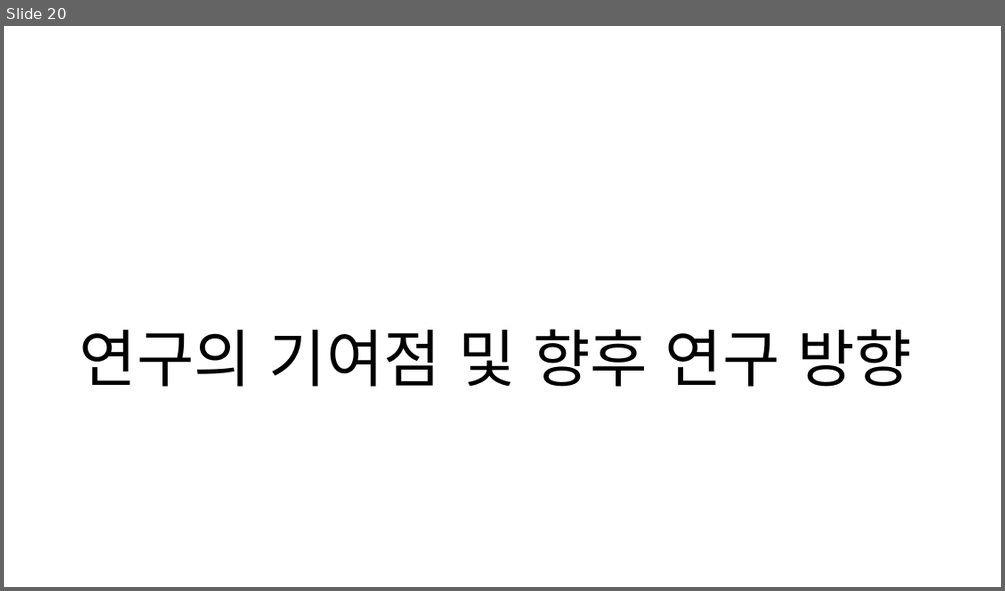
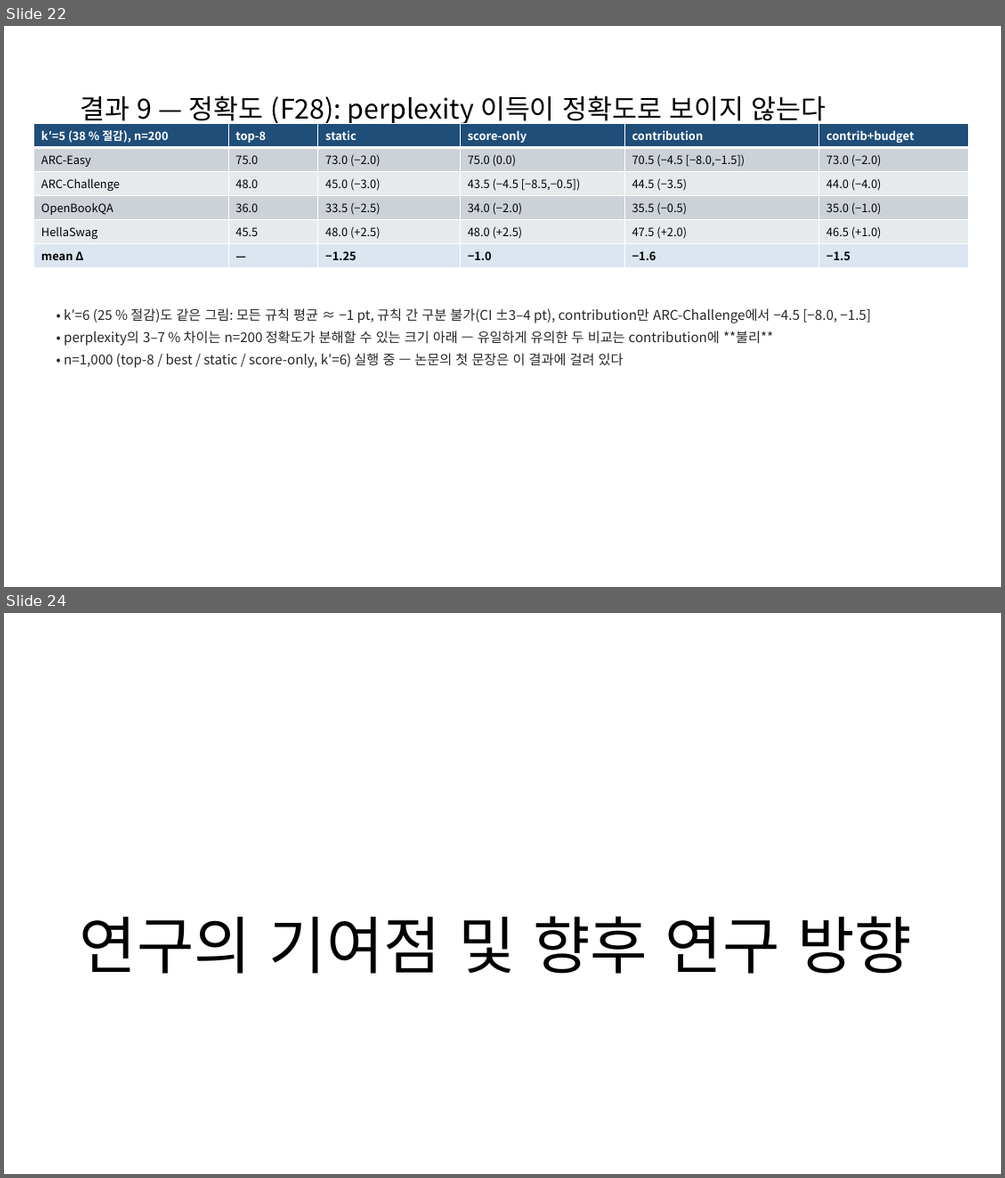
Before and after one commit to CocoRoF/moe_optimizer, a slide deck: docs/slides/MoE_Contribution_Skipping_2026-09-03.pptx. Shown one above the other, each under a label of ours: slide 20 before the commit, slides 22 and 24 after it; the slides between them are not shown. The pictures are 1005x591 and 1005x1178 pixels, drawn with LibreOffice and Linux fonts; fonts in the diff are those of the drawing. Boxes give left, top, right and bottom in pixels: in the first picture for what was removed or moved away, otherwise in the second. Text is boxed around its words. In the diff, an @@ line names an element or a change of style, - is before the commit and + after.

```diff
--- a/docs/slides/MoE_Contribution_Skipping_2026-09-03.pptx
+++ b/docs/slides/MoE_Contribution_Skipping_2026-09-03.pptx
@@ slide 22 added at <box>4,26,1001,587</box>, background #FFFFFF @@
@@ title added at <box>80,95,826,126</box>, 26 pt, text #000000 @@
+결과 9 — 정확도 (F28): perplexity 이득이 정확도로 보이지 않는다
@@ table added at <box>34,123,969,267</box>, 6 rows, 6 columns @@
+k′=5 (38 % 절감), n=200 | top-8 | static | score-only | contribution | contrib+budget
+ARC-Easy | 75.0 | 73.0 (−2.0) | 75.0 (0.0) | 70.5 (−4.5 [−8.0,−1.5]) | 73.0 (−2.0)
+ARC-Challenge | 48.0 | 45.0 (−3.0) | 43.5 (−4.5 [−8.5,−0.5]) | 44.5 (−3.5) | 44.0 (−4.0)
+OpenBookQA | 36.0 | 33.5 (−2.5) | 34.0 (−2.0) | 35.5 (−0.5) | 35.0 (−1.0)
+HellaSwag | 45.5 | 48.0 (+2.5) | 48.0 (+2.5) | 47.5 (+2.0) | 46.5 (+1.0)
+mean Δ | — | −1.25 | −1.0 | −1.6 | −1.5
@@ text added at <box>64,308,871,368</box>, 13 pt, text #262626 @@
+• k′=6 (25 % 절감)도 같은 그림: 모든 규칙 평균 ≈ −1 pt, 규칙 간 구분 불가(CI ±3–4 pt), contribution만 ARC-Challenge에서 −4.5 [−8.0, −1.5]
+• perplexity의 3–7 % 차이는 n=200 정확도가 분해할 수 있는 크기 아래 — 유일하게 유의한 두 비교는 contribution에 **불리**
+• n=1,000 (top-8 / best / static / score-only, k′=6) 실행 중 — 논문의 첫 문장은 이 결과에 걸려 있다
@@ what was slide 20 is now slide 24 @@
```
Also in this commit, not shown: 1 slide changed, 3 other slides added, 2 other files.
